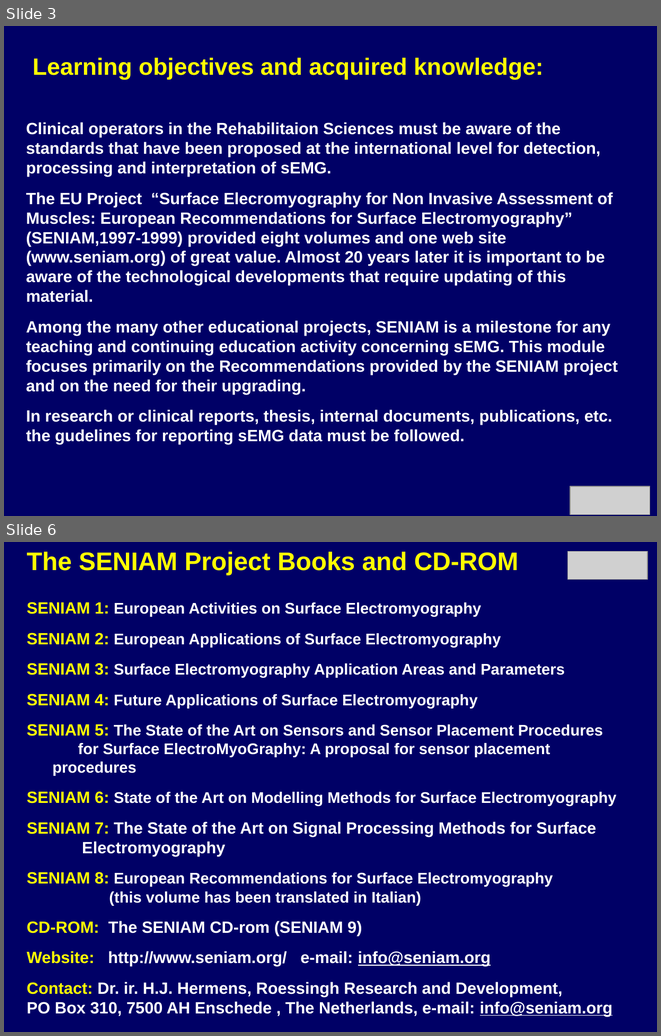
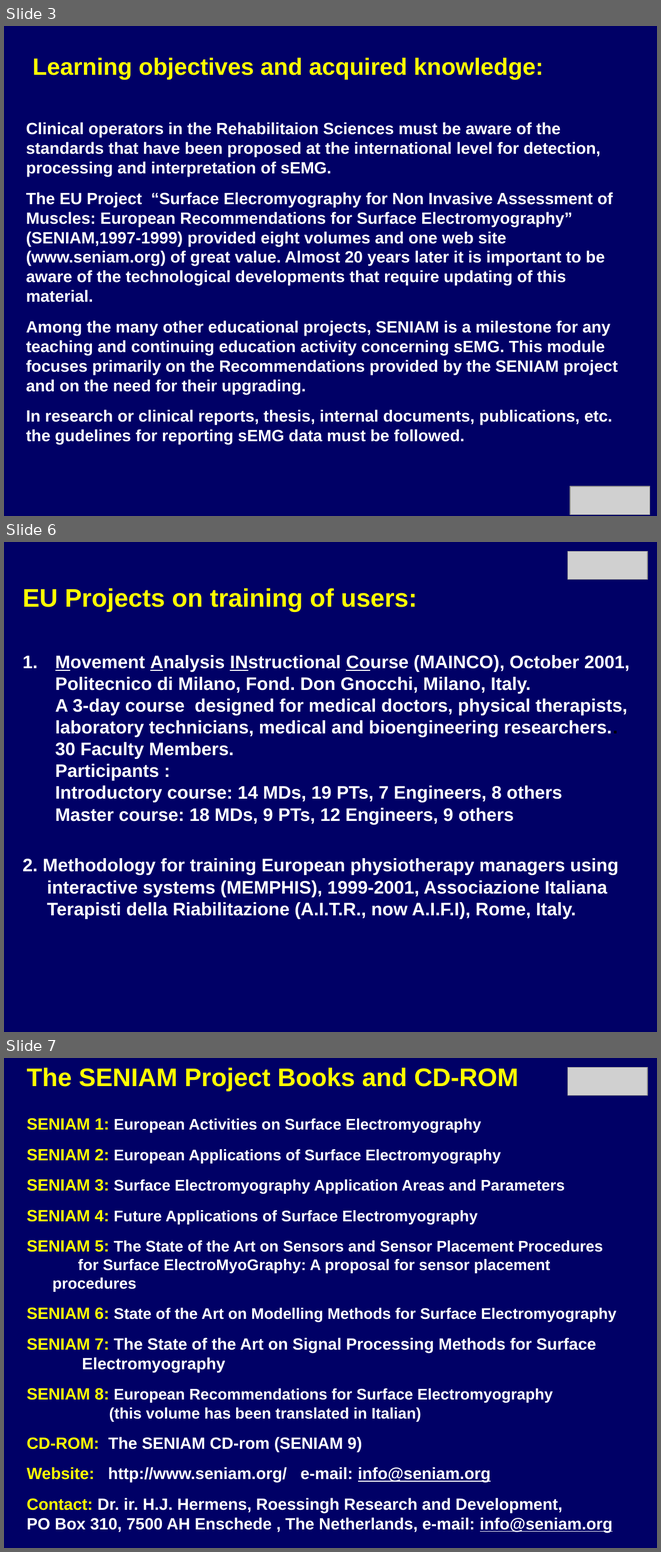
Before and after one commit to rmerletti/rmerletti.github.io, a slide deck: assets/pptx/en_mod08_european_recomendations.ppsx. Shown one above the other, each under a label of ours: slides 3 and 6 before the commit, slides 3, 6 and 7 after it; the slides between them are not shown. The pictures are 661x1036 and 661x1552 pixels, drawn with LibreOffice and Linux fonts; fonts in the diff are those of the drawing; grey boxes stand for pictures. Boxes give left, top, right and bottom in pixels: in the first picture for what was removed or moved away, otherwise in the second. Text is boxed around its words. In the diff, an @@ line names an element or a change of style, - is before the commit and + after.

```diff
--- a/assets/pptx/en_mod08_european_recomendations.ppsx
+++ b/assets/pptx/en_mod08_european_recomendations.ppsx
@@ slide 6 added at box(4, 542, 657, 1032), background #000066 @@
@@ picture added at box(567, 551, 647, 579) @@
@@ text added at box(23, 588, 630, 918), 20 pt, text #FFFFFF, bold @@
+EU Projects on training of users:
+1. Movement Analysis INstructional Course (MAINCO), October 2001, Politecnico di Milano, Fond. Don Gnocchi, Milano, Italy.
+   A 3-day course designed for medical doctors, physical therapists, laboratory technicians, medical and bioengineering researchers.. 30 Faculty Members.
+   Participants :
+   Introductory course: 14 MDs, 19 PTs, 7 Engineers, 8 others
+   Master course: 18 MDs, 9 PTs, 12 Engineers, 9 others
+2. Methodology for training European physiotherapy managers using interactive systems (MEMPHIS), 1999-2001, Associazione Italiana Terapisti della Riabilitazione (A.I.T.R., now A.I.F.I), Rome, Italy.
@@ what was slide 6 is now slide 7 @@
```
Also in this commit, not shown: 2 slides changed, 8 other files.
